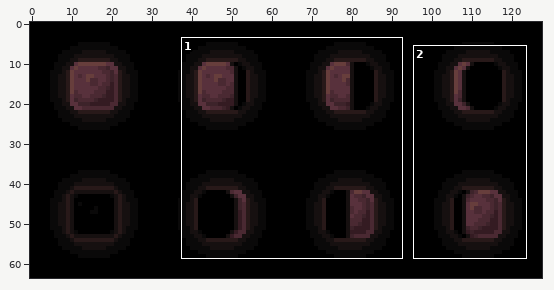
File history of a sprite sheet, The Brushwoods/src/main/resources/assets/brushwoods/environment/luma_phases.png. Above, an overview of the earlier version with the close-up marked.
Close-up. Earlier state:
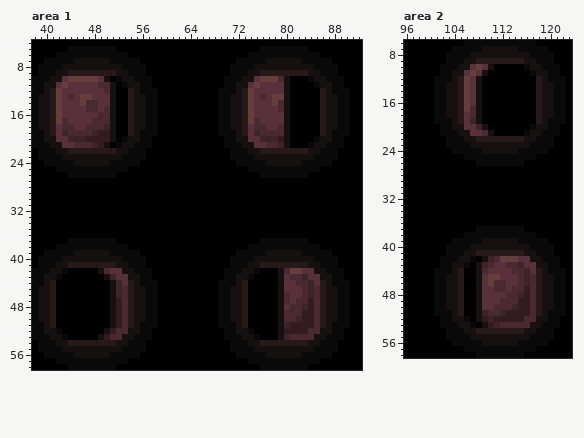
The file is 128x64 pixels. Colours within 5 levels of each other are drawn and written as one. Shown: area 1: x 38..92, y 4..58; area 2: x 96..123, y 6..58. The commit also changed other parts of the picture, which this record leaves out.
The same view after the edit:
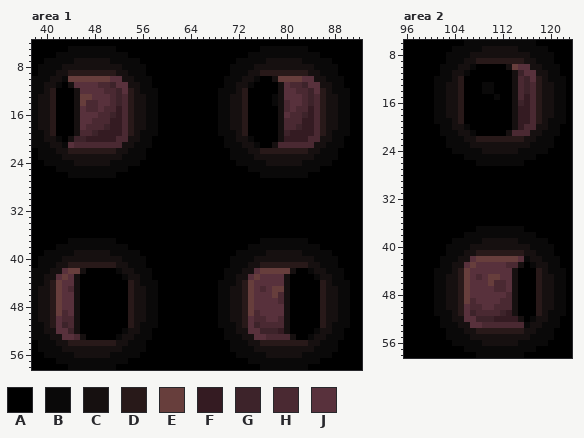
Palette (. is transparent): A #000000  B #0a0909  C #161010  D #281919  E #673e3c  F #341b22  G #3d232a  H #4a2932  J #58313c
What changed:
Changed rows in their new state; - is an unchanged pixel.
Area 1:
first column x 42:
10 -B-----EEJJ----------------------BAACEEEEJJ-
11 BAC------GJJ--------------------BAAAACJHHGJJ
12 AAAC-----HGJ--------------------AAAAACJJHHGJ
13 AAAC-----HGH--------------------AAAABCJJJHGH
14 AAAC-----HGH--------------------AAAABCHJJHGH
15 AAAC-----HFH--------------------AAAAACHJHHFH
16 AAAC-----GFH--------------------AAAAACJHHGFH
17 AAAC-----FFH--------------------AAAAACHHHFFH
18 AAAC-----FFH--------------------AAAAACHHGFFH
19 AAAC-----FFH--------------------AAAAACGFFFFH
20 BAC------FHH--------------------BAAAACFFFFHH
21 -B----HHHHH----------------------BAACHHHHHH-
first column x 42:
42 -JEEC--AAAB----------------------JEEEEECAAB-
43 JEJC----AAAB--------------------JEJJJJCAAAAB
44 EJJC-----AAA--------------------EJJJJJCAAAAA
45 EJHC-----AAA--------------------EJHJEECAAAAA
46 EJJC-----AAA--------------------EJJJEHCAAAAA
47 EJJC-----AAA--------------------EJJJJHCAAAAA
48 EJJC-----AAA--------------------EJJJJJCAAAAA
49 EHJC-----AAA--------------------EHJJJJCAAAAA
50 JHHC-----AAA--------------------JHHJJHCAAAAA
51 JGHC-----AAA--------------------JGHHHHCAAAAA
52 JJGC----AAAB--------------------JJGGGFCAAAAB
53 -JJHC--AAAB----------------------JJHHHHCAAB-
Area 2:
first column x 106:
10 -BAAA--CEJJ-
11 BAAA----CGJJ
12 AAA-----CHGJ
13 AAABB---CHGH
14 AAABB---CHGH
15 AAA--B--CHFH
16 AAA-----CGFH
17 AAA-----CFFH
18 AAA-----CFFH
19 AAA-----CFFH
20 BAAA----CFHH
21 -BAAA--CHHH-
first column x 106:
42 -JEEEE----B-
43 JEJJJ----CAB
44 EJJJ----CAAA
45 EJH-----CAAA
46 EJJ-----CAAA
47 EJJ-----CAAA
48 EJJ-----CAAA
49 EHJ-----CAAA
50 JHH-----CAAA
51 JGHH----CAAA
52 JJGG-----CAB
53 -JJHHH----B-
Where, in picture pixels (left, top, right, bottom), the same in both close-ups:
changed: (56, 76, 128, 148)
changed: (248, 76, 320, 148)
changed: (56, 268, 128, 340)
changed: (248, 268, 320, 340)
changed: (464, 64, 536, 136)
changed: (464, 256, 536, 328)
